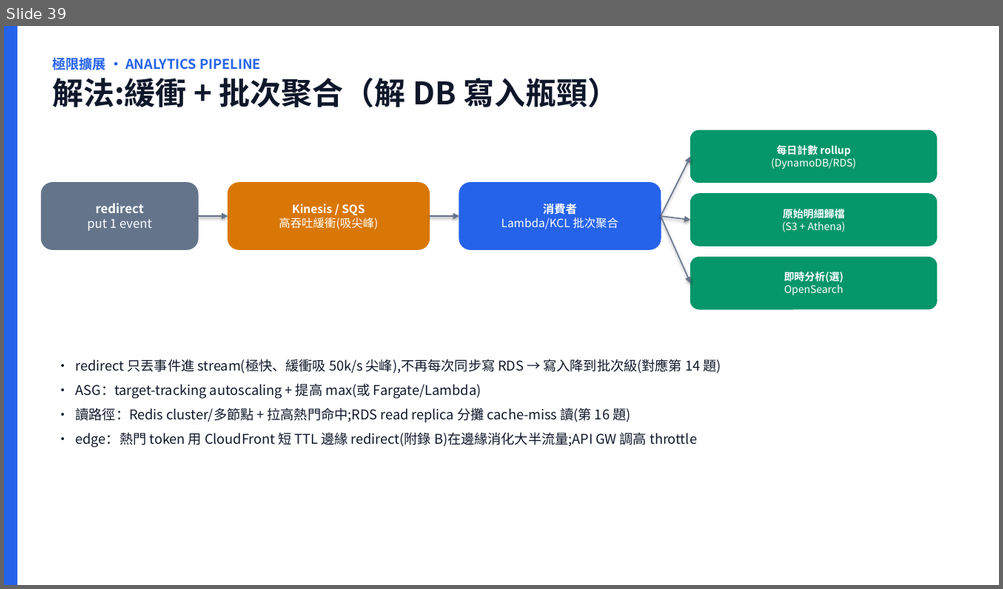
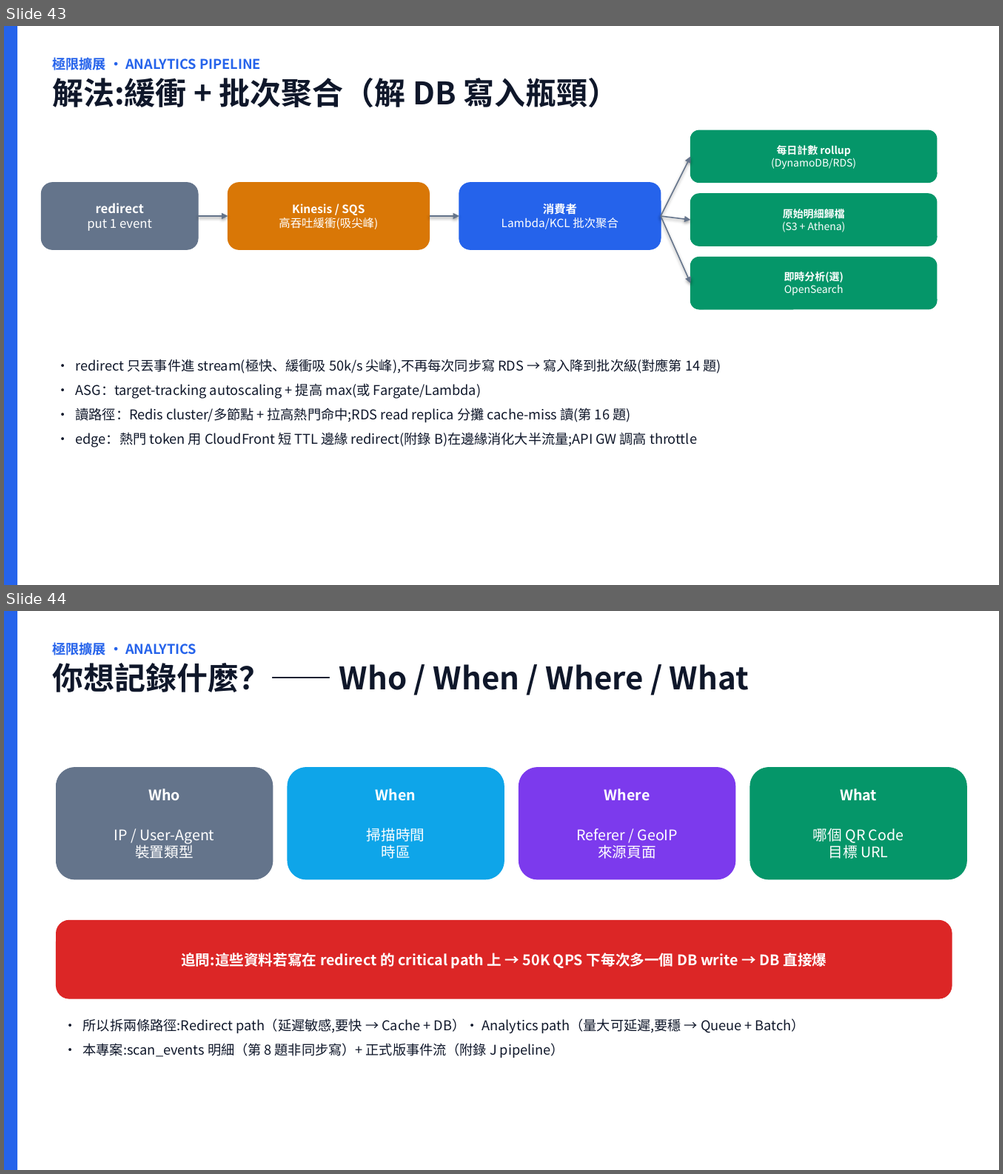
Before and after one commit to scolley31/system-design-demo, a slide deck: QR Code Generator/QR_Code_Generator.pptx. Shown one above the other, each under a label of ours: slide 39 before the commit, slides 43 and 44 after it. The pictures are 1003x589 and 1003x1174 pixels, drawn with LibreOffice and Linux fonts; fonts in the diff are those of the drawing. Boxes give left, top, right and bottom in pixels: in the first picture for what was removed or moved away, otherwise in the second. Text is boxed around its words. In the diff, an @@ line names an element or a change of style, - is before the commit and + after.

Commit message:
week2 講義全補齊: cache hit 量化/選型雙層/CDN TTL 兩難/token scaling/analytics store/即時vs批次/面試框架 (DESIGN 附錄 J擴充+K+L, PPT +10 頁→49) [skip ci]

```diff
--- a/QR Code Generator/QR_Code_Generator.pptx
+++ b/QR Code Generator/QR_Code_Generator.pptx
@@ slide 44 added at (x1=4, y1=611, x2=999, y2=1170), background #FFFFFF @@
@@ rectangle added at (x1=4, y1=611, x2=17, y2=1170), fill #2563EB @@
@@ text added at (x1=52, y1=640, x2=748, y2=692), 30 pt, text #0F172A, bold @@
+極限擴展 · ANALYTICS
+你想記錄什麼？—— Who / When / Where / What
@@ rounded rectangle added at (x1=57, y1=768, x2=273, y2=880), fill #64748B, outline #64748B 0.75 pt, 14 pt, text #FFFFFF @@
+Who
+IP / User-Agent
+裝置類型
@@ rounded rectangle added at (x1=287, y1=768, x2=504, y2=880), fill #0EA5E9, outline #0EA5E9 0.75 pt, 14 pt, text #FFFFFF @@
+When
+掃描時間
+時區
@@ rounded rectangle added at (x1=519, y1=768, x2=735, y2=880), fill #7C3AED, outline #7C3AED 0.75 pt, 14 pt, text #FFFFFF @@
+Where
+Referer / GeoIP
+來源頁面
@@ rounded rectangle added at (x1=750, y1=768, x2=967, y2=880), fill #059669, outline #059669 0.75 pt, 14 pt, text #FFFFFF @@
+What
+哪個 QR Code
+目標 URL
@@ rounded rectangle added at (x1=57, y1=920, x2=951, y2=999), fill #DC2626, outline #DC2626 0.75 pt, 14 pt, text #FFFFFF, bold @@
+追問:這些資料若寫在 redirect 的 critical path 上 → 50K QPS 下每次多一個 DB write → DB 直接爆
@@ text added at (x1=83, y1=1019, x2=805, y2=1059), 13 pt, text #0F172A @@
+• 所以拆兩條路徑:Redirect path（延遲敏感,要快 → Cache + DB）· Analytics path（量大可延遲,要穩 → Queue + Batch）
+• 本專案:scan_events 明細（第 8 題非同步寫）+ 正式版事件流（附錄 J pipeline）
@@ what was slide 39 is now slide 43 @@
```
Also in this commit, not shown: 9 other slides added, 2 other files.
